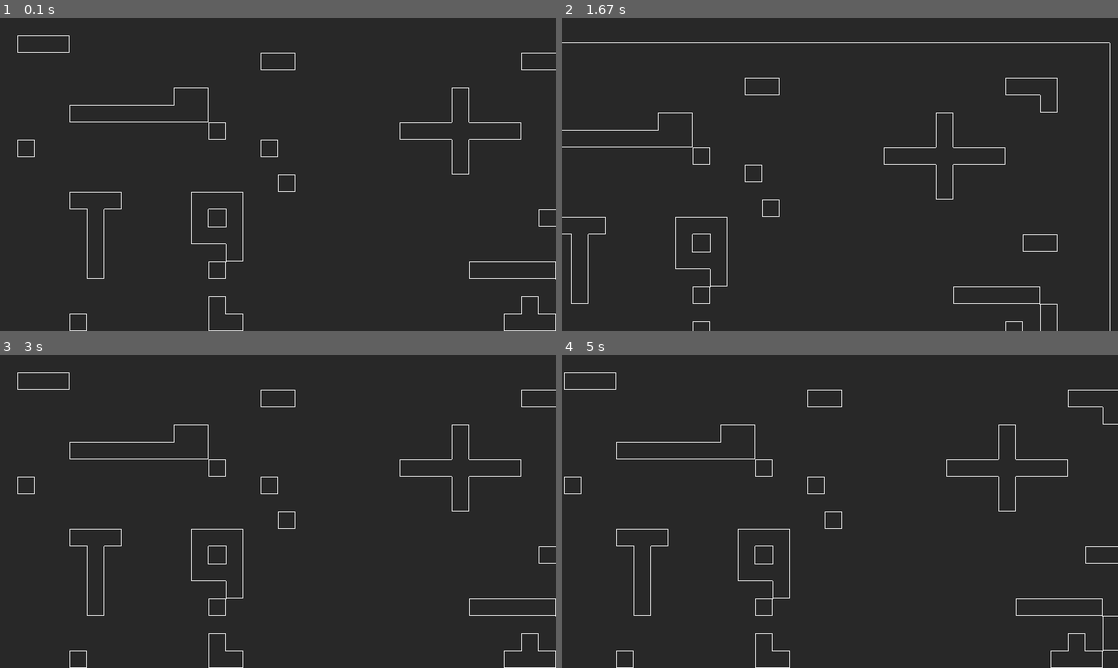
Above: before the commit, frames 1-4 (two rows, left to right).
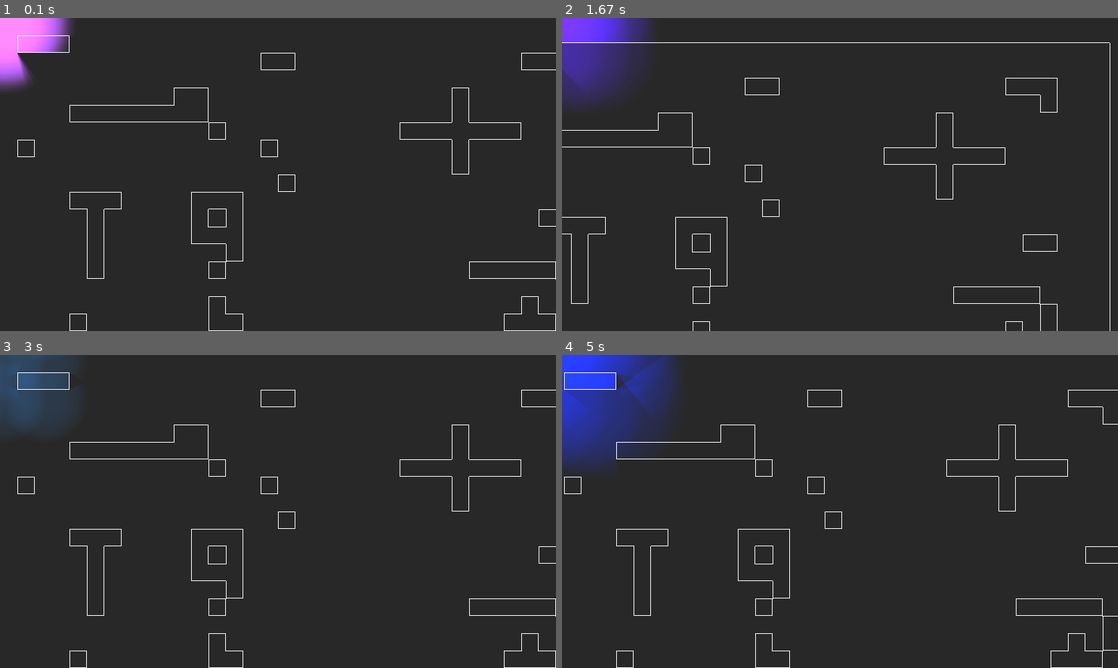
Above: after the commit, the same moments.

Repository: Sarvesh-Mk/pyweek_35
Game: pygame game, started from main.py
Two runs of this game, one before a commit and one after it. Both use one fixed random seed, a clock stepped at 60 frames per second and the inputs below.
Inputs:
- Up to frame 1 (0.1 s): no input
- Up to frame 2 (1.67 s): hold D 0.33-0.8 s; hold W 0.83-1.13 s; hold D 1.17-1.63 s
- Up to frame 3 (3 s): hold A 1.67-2.2 s; hold S 2.23-2.53 s; hold A 2.57-2.97 s
- Up to frame 4 (5 s): hold W 3-3.37 s; hold D 3.4-4.03 s; hold S 4.07-4.43 s; hold A 4.47-4.93 s; hold D from 4.97 s (still down)

The runs differ from the first frame. In frame 1, 1.9% of the frame differs, in the area x 0-13%, y 0-24%; in frame 2, 3.6%; in frame 3, 2.8%; in frame 4, 6.3%, in the area x 0-21%, y 0-37%.

Commit message:
added lights

Diff:
--- a/controls.py
+++ b/controls.py
@@ -1,6 +1,6 @@
 import pygame
 
-class controls:
+class Controls:
     def __init__(self):
         self.right = False
         self.left = False
--- /dev/null
+++ b/lights.py
@@ -0,0 +1,48 @@
+import lighting
+import math
+import pygame
+
+
+class Lights:
+    def __init__(self, screen, offset, map):
+        # load the light image
+        light_img = pygame.image.load('light.png').convert()
+
+        # define the light box
+        self.light_box = lighting.LightBox(screen.get_size())
+
+        # create the lights (mouse_lights will contain a list of the light IDs)
+        # just setting a dummy position of [0, 0]. this will be moved later
+        self.mouse_lights = [self.light_box.add_light(lighting.Light([0, 0], 80, light_img, (100, 50, 255), 255)) for i in range(9)]
+        # light positions relative to the mouse
+        self.mouse_light_offsets = [[(i % 3 - 1) * 30, (i // 3 - 1) * 30] for i in range(9)]
+
+
+        self.visible_walls = self.light_box.render(screen, offset)
+        self.light_color = [100, 50, 255]
+        lighting.generate_walls(self.light_box, map.data, 25)
+        self.moving_box_id = self.light_box.add_dynamic_walls(lighting.box([1200, 100], [20, 20]))
+
+    def draw(self, screen, offset):
+        self.visible_walls = self.light_box.render(screen, offset)
+        # wall lines
+        for wall in self.visible_walls:
+            wall.render(screen)
+
+    def update(self, timer, offset):
+        self.light_box.update_dynamic_walls(self.moving_box_id, lighting.box([1200 + math.sin(timer / 100) * 50, 100 + math.sin(timer / 72) * 100], [(1 + math.sin(timer / 60)) * 50, (1 + math.sin(timer / 65)) * 50]))
+
+        # calculate new light color
+        light_color = [100 + math.sin(timer / 10) * 100, 50 + math.sin(timer / 25) * 50, 200 + math.sin(timer / 15) * 55]
+        # set alpha to 10%
+        light_color = [v * 0.2 for v in light_color]
+
+        # Update Lights
+        self.mouse_light_offsets = [[(i % 3 - 1) * math.sin(timer / 40) * 60, (i // 3 - 1) * math.sin(timer / 40) * 60] for i in range(9)]
+        mx, my = pygame.mouse.get_pos()
+        for i, light in enumerate(self.mouse_lights):
+            # True argument overrides light alpha for faster updates
+            self.light_box.get_light(light).set_color(light_color, True)
+
+            self.light_box.get_light(light).position = [offset[0] + mx + self.mouse_light_offsets[i][0], offset[1] + my + self.mouse_light_offsets[i][1]]
+            self.light_box.get_light(light).set_size(int((1 + math.sin(timer / 15)) * 40 + 50))
--- a/main.py
+++ b/main.py
@@ -5,7 +5,8 @@
 import lighting
 from settings import *
 from state import *
-from controls import *
+from controls import Controls
+from lights import Lights
 
 class Game:
     def __init__(self):
@@ -14,6 +15,7 @@
         self.screen = pygame.display.set_mode((WIDTH, HEIGHT))
         pygame.display.set_caption(TITLE)
         self.clock = pygame.time.Clock()
+        self.timer = 0
 
         self.offset = [0, 0]
 
@@ -23,14 +25,10 @@
         self.map.load_map(path.join(game_folder, "levels/mapexample.txt"))
 
         # lighting
-        self.light_box = lighting.LightBox(self.screen.get_size())
-        self.visible_walls = self.light_box.render(self.screen, self.offset)
-        self.light_color = [100, 50, 255]
-        lighting.generate_walls(self.light_box, self.map.data, 25)
-        self.moving_box_id = self.light_box.add_dynamic_walls(lighting.box([1200, 100], [20, 20]))
+        self.lights = Lights(self.screen, self.offset, self.map)
 
         # controls
-        self.controls = controls()
+        self.controls = Controls()
 
     def new(self):
         self.all_sprites = pygame.sprite.Group()
@@ -45,6 +43,8 @@
             self.events()
 
     def update(self):
+        self.timer += 1
+
         if self.controls.right:
             self.offset[0] += 2
         if self.controls.left:
@@ -53,6 +53,7 @@
             self.offset[1] -= 2
         if self.controls.down:
             self.offset[1] += 2
+        self.lights.update(self.timer, self.offset)
         self.all_sprites.update()
 
     def quit(self):
@@ -61,10 +62,7 @@
 
     def draw(self):
         self.screen.fill(BACKGROUND_COLOR)
-        self.visible_walls = self.light_box.render(self.screen, self.offset)
-        # wall lines
-        for wall in self.visible_walls:
-            wall.render(self.screen)
+        self.lights.draw(self.screen, self.offset)
 
         for sprite in self.all_sprites:
             self.screen.blit(sprite.image, self.camera.apply(sprite))
Not shown, added: .gitignore
